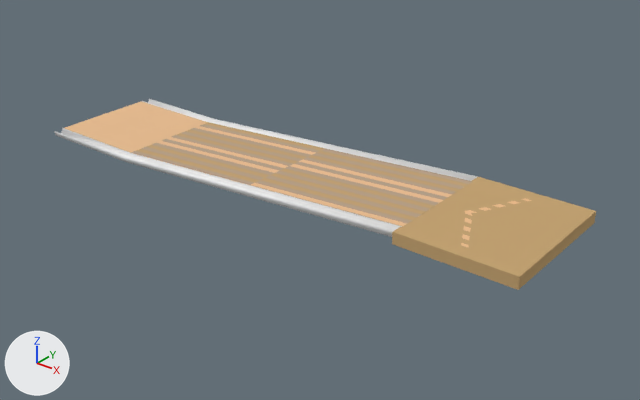
What one commit did to the Blender file Assets/Design/bowlingalley.blend.
Rendered twice from a camera (50 mm lens) standing at (131.3, -106.0, 63.3) and looking at (45.7, 1.1, -3.1). The lights are fixed; the arrows at lower left show +X, +Y and +Z.
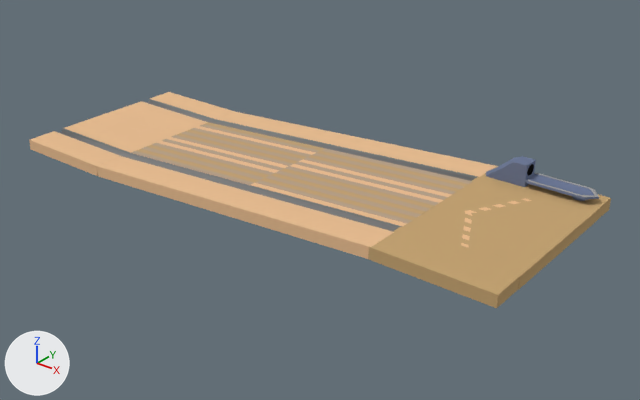
Location of each change, (x1, y1, x2, y2) in pixels of the pictures (640 x 400 px):
'Cube.003', added (beige)
    after: (29, 92, 611, 308)
    faces in mat_bowling_alley_base_floor_color (beige #e9be93): (29, 92, 496, 259)
    faces in mat_bowling_alley_2nd_floor_color (brown #c5a474): (368, 166, 611, 308)
'Cylinder', recoloured (white to grey)
    both: (54, 99, 478, 237)
'Cube.004', added (blue)
    after: (486, 156, 599, 201)
    faces in mat_ball_retrieval_machine_color (blue #6e7a97): (486, 156, 599, 201)
    faces in mat_ball_retrieval_machine_rim_color (grey #9e9e9e): (528, 173, 599, 197)

Patch to the scene script:
```diff
--- a/Assets/Design/bowlingalley.blend.py
+++ b/Assets/Design/bowlingalley.blend.py
@@ mat_gutter_color @@
+mat_gutter_color = diffuse_material('Gutter Color')
+mat_gutter_color.base_color = (0.24, 0.24, 0.24)  # grey #868686
@@ mat_ball_retrieval_machine_color @@
+mat_ball_retrieval_machine_color = diffuse_material('Ball Retrieval Machine Color')
+mat_ball_retrieval_machine_color.base_color = (0.156, 0.193, 0.311)  # blue #6e7a97
@@ mat_inner_ball_retrieval_machine_color @@
+mat_inner_ball_retrieval_machine_color = diffuse_material('Inner Ball Retrieval Machine Color')
+mat_inner_ball_retrieval_machine_color.base_color = (0.0204, 0.0204, 0.0204)  # black #272727
@@ mat_ball_retrieval_machine_rim_color @@
+mat_ball_retrieval_machine_rim_color = diffuse_material('Ball Retrieval Machine Rim Color')
+mat_ball_retrieval_machine_rim_color.base_color = (0.342, 0.342, 0.342)  # grey #9e9e9e
@@ me_cylinder @@
 me_cylinder.from_pydata(...)  # 42 vertices, 40 faces; spans x -10.1..69.9, y 10.1..12.1, z -1.3..4.2
+me_cylinder.materials.append(mat_gutter_color)  # grey #868686
@@ me_cube_003 @@
+me_cube_003.from_pydata(...)  # 28 vertices, 21 faces; spans x -0.34..2.99, y -6.27..-4.25, z -4.09..0.7
+# faces by material slot: [15, 6]
+me_cube_003.materials.append(mat_bowling_alley_base_floor_color)  # beige #e9be93
+me_cube_003.materials.append(mat_bowling_alley_2nd_floor_color)  # brown #c5a474
@@ me_cube_004 @@
+me_cube_004.from_pydata(...)  # 143 vertices, 136 faces; spans x -4.0..8.46, y -1.21..1.21, z -2.3..1.0
+# faces by material slot: [83, 35, 18]
+me_cube_004.materials.append(mat_ball_retrieval_machine_color)  # blue #6e7a97
+me_cube_004.materials.append(mat_inner_ball_retrieval_machine_color)  # black #272727
+me_cube_004.materials.append(mat_ball_retrieval_machine_rim_color)  # grey #9e9e9e
@@ ob_cube_003 @@
+ob_cube_003 = bpy.data.objects.new('Cube.003', me_cube_003)
+ob_cube_003.location = (0.0, 0.0, 0.0)
+ob_cube_003.rotation_euler = (0.0, -0.0698, 0.0)  # degrees (0, -4, 0)
+ob_cube_003.scale = (30.0, 2.85, 0.998)
+_m = ob_cube_003.modifiers.new('Mirror', 'MIRROR')
+_m.use_axis = (False, True, False)
@@ ob_cube_004 @@
+ob_cube_004 = bpy.data.objects.new('Cube.004', me_cube_004)
+ob_cube_004.location = (75.8, 14.6, 6.7)
+ob_cube_004.scale = (1.54, 1.48, 1.2)
```
